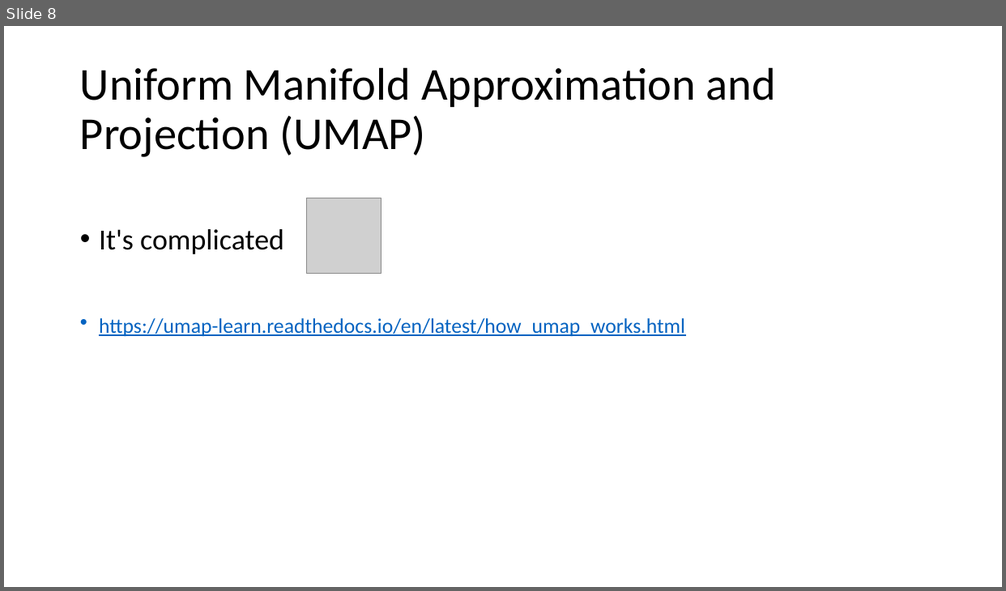
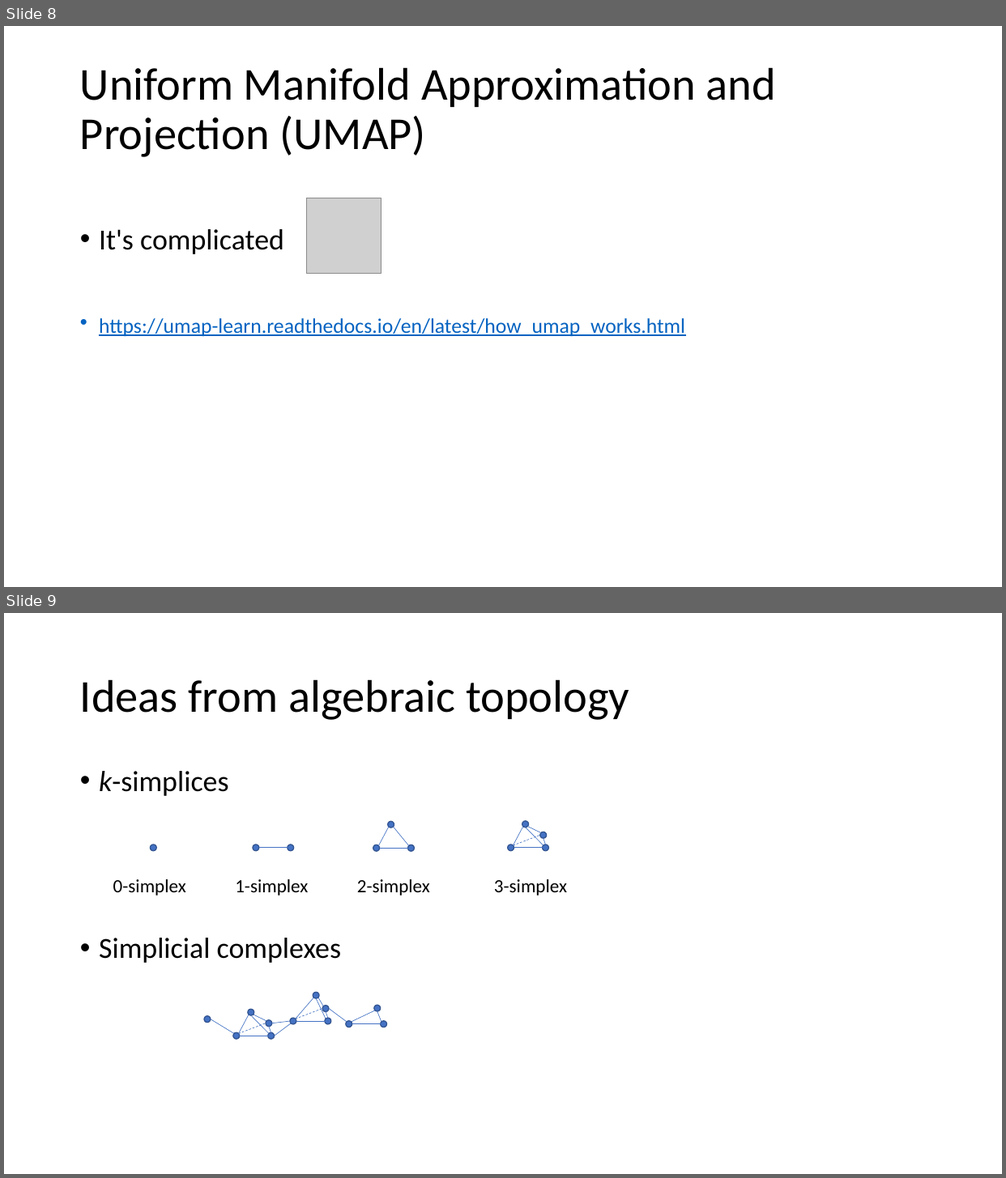
Before and after one commit to gjbex/Machine-learning-with-Python, a slide deck: dimensionality_reduction.pptx. Shown one above the other, each under a label of ours: slide 8 before the commit, slides 8 and 9 after it. The pictures are 1006x591 and 1006x1178 pixels, drawn with LibreOffice and Linux fonts; fonts in the diff are those of the drawing; grey boxes stand for pictures. Boxes give left, top, right and bottom in pixels: in the first picture for what was removed or moved away, otherwise in the second. Text is boxed around its words. In the diff, an @@ line names an element or a change of style, - is before the commit and + after.

```diff
--- a/dimensionality_reduction.pptx
+++ b/dimensionality_reduction.pptx
@@ slide 9 added at <box>4,613,1002,1174</box>, background #FFFFFF @@
@@ title added at <box>80,679,629,720</box>, 44 pt, text #000000 @@
+Ideas from algebraic topology
@@ text added at <box>99,771,341,963</box>, 28 pt, text #000000 @@
+• k-simplices
+• Simplicial complexes
@@ group added at <box>373,821,414,851</box>: 3 ellipses, 3 lines @@
@@ ellipse added at <box>150,845,156,850</box>, fill #4472C4, outline #325491 1 pt @@
@@ ellipse added at <box>253,845,258,850</box>, fill #4472C4, outline #325491 1 pt @@
@@ line added from (259, 848) to (291, 848), #4472C4 0.5 pt @@
@@ ellipse added at <box>288,845,294,850</box>, fill #4472C4, outline #325491 1 pt @@
@@ group added at <box>508,821,548,850</box>: 6 lines, 4 ellipses @@
@@ text added at <box>113,879,186,896</box>, 18 pt, text #000000 @@
+0-simplex
@@ text added at <box>235,879,308,896</box>, 18 pt, text #000000 @@
+1-simplex
@@ text added at <box>357,879,430,896</box>, 18 pt, text #000000 @@
+2-simplex
@@ text added at <box>494,879,567,896</box>, 18 pt, text #000000 @@
+3-simplex
@@ group added at <box>204,1010,275,1039</box>: 6 lines, 5 ellipses @@
@@ line added from (211, 1020) to (234, 1033), #4472C4 0.5 pt @@
@@ line added from (272, 1023) to (290, 1022), #4472C4 0.5 pt @@
@@ line added from (275, 1036) to (291, 1024), #4472C4 0.5 pt @@
@@ group added at <box>290,993,330,1024</box>: 6 lines, 4 ellipses @@
@@ line added from (329, 1009) to (347, 1022), #4472C4 0.5 pt @@
@@ group added at <box>346,1005,386,1027</box>: 3 ellipses, 3 lines @@
```
Also in this commit, not shown: 5 other slides added.
